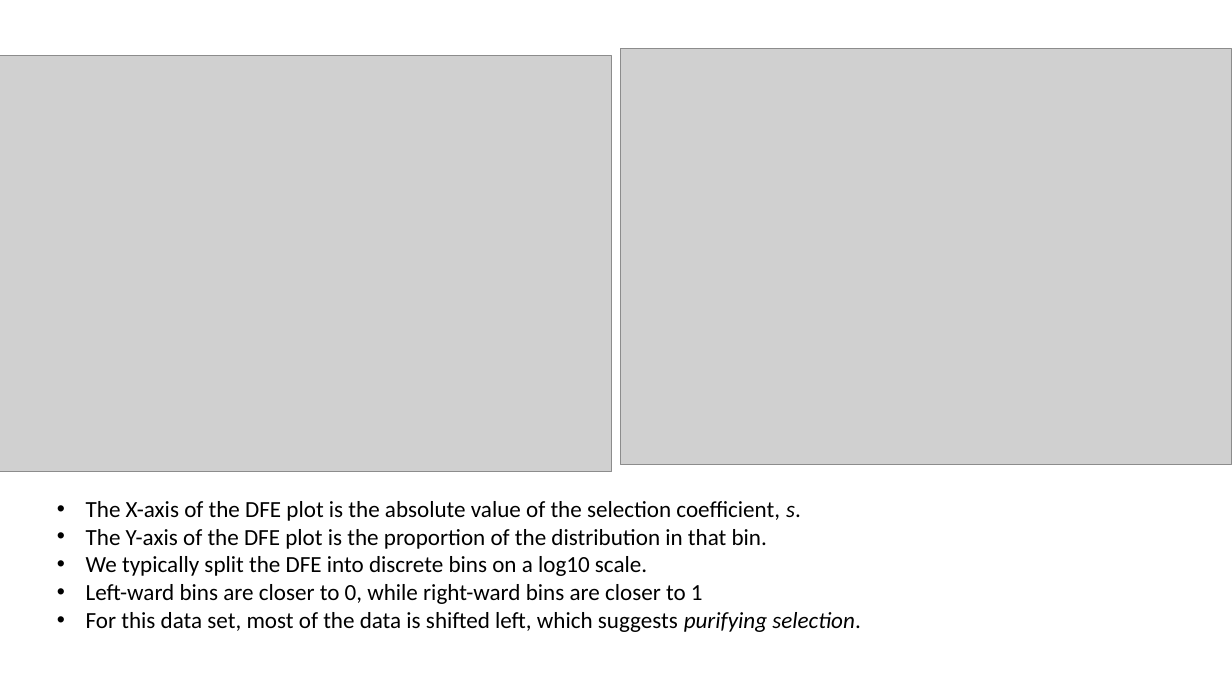
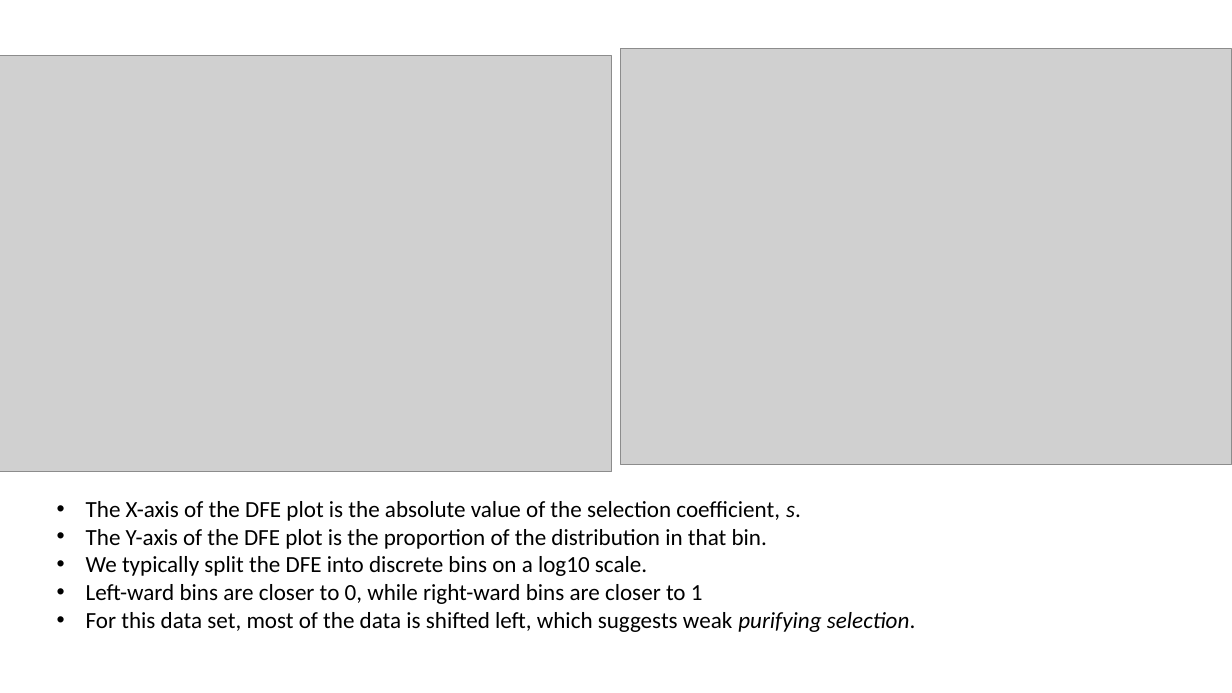
Before and after one commit to jon-mah/demo_for_ccgb, a slide deck: slide 12 of Summary/20210317_demo_for_ccgb_rotation_updat.pptx. Drawn at 1232x693 pixels with LibreOffice and Linux fonts; fonts in the diff are those of the drawing; grey boxes stand for pictures. Boxes give left, top, right and bottom in pixels: in the first picture for what was removed or moved away, otherwise in the second. Text is boxed around its words. In the diff, an @@ line names an element or a change of style, - is before the commit and + after.

```diff
--- a/Summary/20210317_demo_for_ccgb_rotation_updat.pptx
+++ b/Summary/20210317_demo_for_ccgb_rotation_updat.pptx
@@ text at [86, 612, 916, 632]: text changed @@
-• For this data set, most of the data is shifted left, which suggests purifying selection.
+• For this data set, most of the data is shifted left, which suggests weak purifying selection.
```
Also in this commit, not shown: 4 other slides changed, 1 other file.
